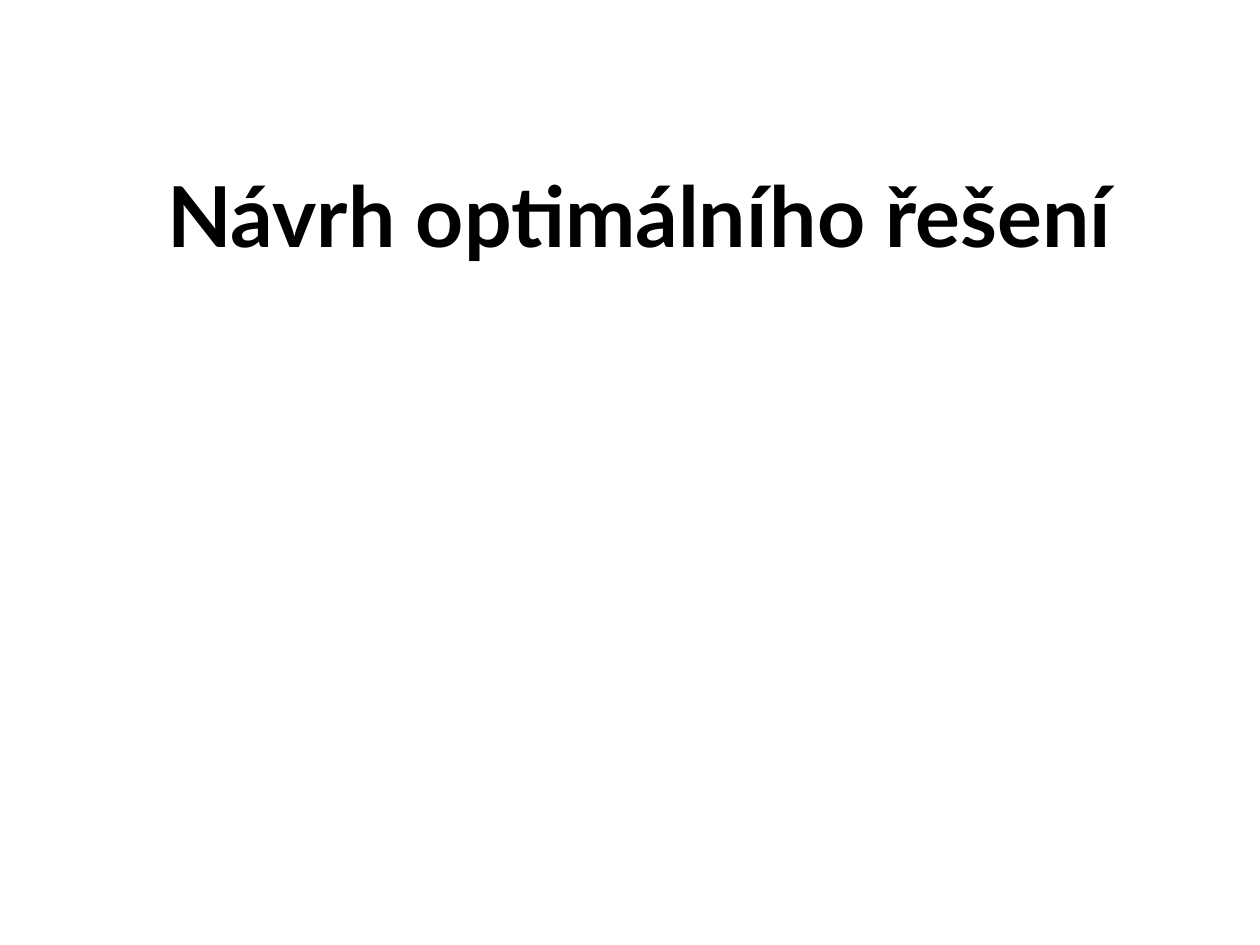
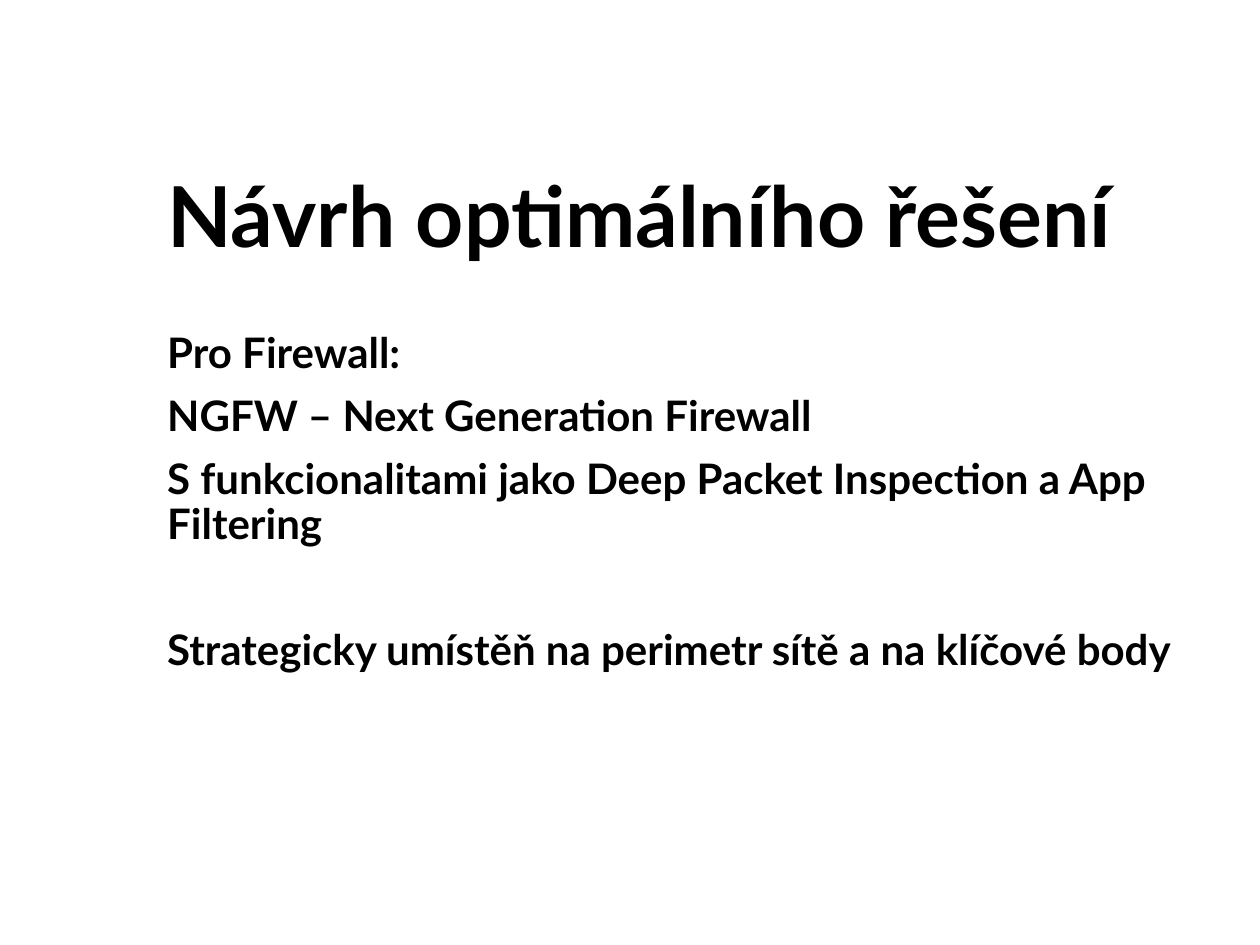
Before and after one commit to zimice/pr5_ndr, a slide deck: slide 10 of kochanek_ndr_prezentace.pptx (slide 9 before the commit). Drawn at 1260x945 pixels with LibreOffice and Linux fonts; fonts in the diff are those of the drawing; background and template pictures are left out. Boxes give left, top, right and bottom in pixels: in the first picture for what was removed or moved away, otherwise in the second. Text is boxed around its words. In the diff, an @@ line names an element or a change of style, - is before the commit and + after.

```diff
--- a/kochanek_ndr_prezentace.pptx
+++ b/kochanek_ndr_prezentace.pptx
@@ subtitle added at [167,336,1171,673], 24 pt, text #000000, bold @@
+Pro Firewall:
+NGFW – Next Generation Firewall
+S funkcionalitami jako Deep Packet Inspection a App Filtering
+Strategicky umístěň na perimetr sítě a na klíčové body
```
Also in this commit, not shown: 2 other slides changed, 2 slides added.
